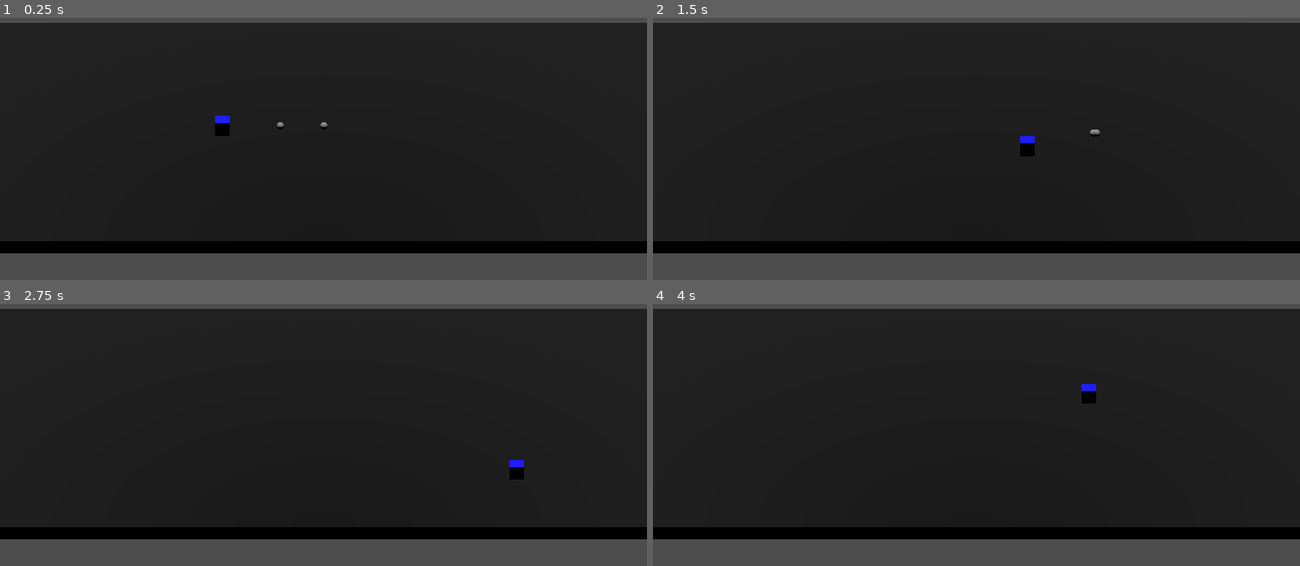
Above: before the commit, frames 1-4 (two rows, left to right).
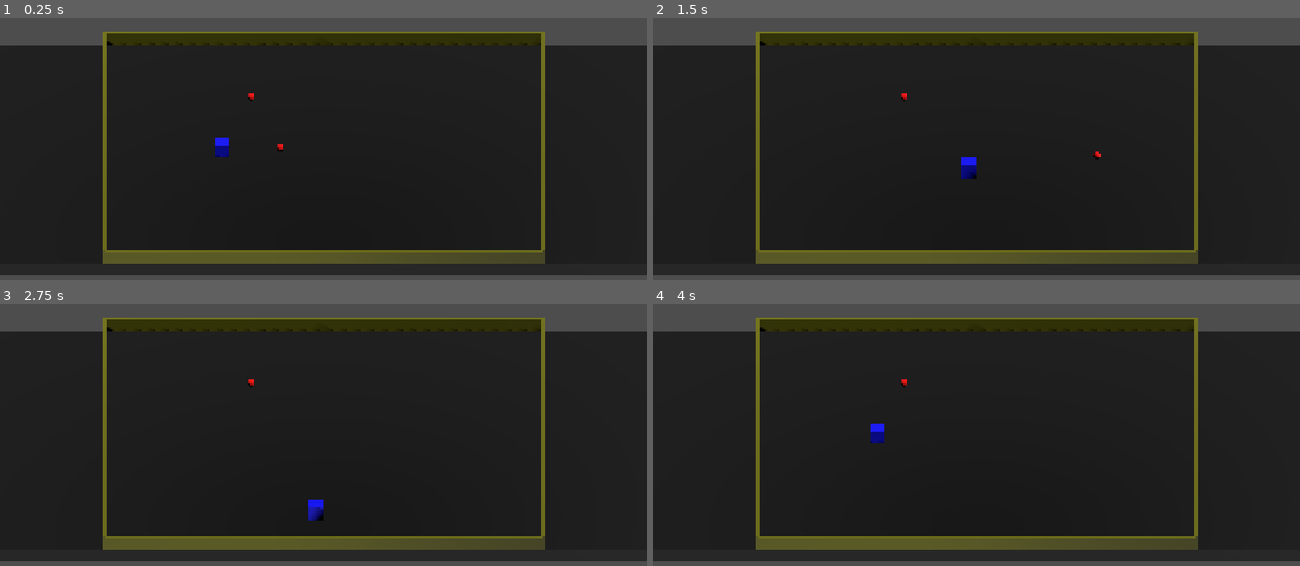
Above: after the commit, the same moments.

Repository: doubledsuarez/FoodBall
Game: Godot game, scene res://game.tscn
The game is run twice, just before and just after one commit, with the same random seed, the same clock (stepped at 60 frames per second) and the same inputs.
Inputs (mouse positions are in pixels of both pictures, inside the frame that each line leads up to):
- Up to frame 1 (0.25 s): no input
- Up to frame 2 (1.5 s): tap Enter at 0.5 s; move the mouse to (1118, 91) at 0.52 s; press the mouse at (1118, 91) at 0.53 s; hold D (move_right) 0.53-1.28 s; tap Space (jump) at 0.77 s; move the mouse to (847, 128) at 1.27 s; release the mouse at (847, 128) at 1.28 s; hold S (move_back) from 1.28 s (still down); click (847, 128) at 1.35 s
- Up to frame 3 (2.75 s): tap Space (jump) at 1.52 s; move the mouse to (388, 314) at 2.02 s; release S (move_back) at 2.03 s; press the mouse at (388, 314) at 2.03 s; hold D (move_right) from 2.03 s (still down)
- Up to frame 4 (4 s): move the mouse to (944, 466) at 2.77 s; release D (move_right) at 2.78 s; release the mouse at (944, 466) at 2.78 s; hold W (move_forward) 2.78-3.53 s; click (944, 466) at 2.85 s; tap Space (jump) at 3.02, 3.77 s; move the mouse to (1170, 448) at 3.52 s; press the mouse at (1170, 448) at 3.53 s; hold A (move_left) from 3.53 s (still down)

The runs differ from the first frame. In frame 1, 21% of the frame differs, in the area x 0-100%, y 1-99%; in frame 2, 21%; in frame 3, 21%; in frame 4, 21%.

Commit message:
added net, walls, and set resolution to 1080

Diff:
--- a/entities/food/food.tscn
+++ b/entities/food/food.tscn
@@ -1,8 +1,11 @@
-[gd_scene load_steps=4 format=3 uid="uid://cn8n0j2de43v4"]
+[gd_scene load_steps=5 format=3 uid="uid://cn8n0j2de43v4"]
 
 [ext_resource type="Script" uid="uid://5tr1j1k8kty3" path="res://entities/food/food.gd" id="1_bw6vg"]
 
 [sub_resource type="SphereShape3D" id="SphereShape3D_ylt38"]
+
+[sub_resource type="StandardMaterial3D" id="StandardMaterial3D_bw6vg"]
+albedo_color = Color(1, 0, 0, 1)
 
 [sub_resource type="SphereMesh" id="SphereMesh_bw6vg"]
 
@@ -17,6 +20,7 @@
 
 [node name="MeshInstance3D" type="MeshInstance3D" parent="Pivot"]
 transform = Transform3D(0.5, 0, 0, 0, 0.5, 0, 0, 0, 0.5, 0, 0, 0)
+material_override = SubResource("StandardMaterial3D_bw6vg")
 mesh = SubResource("SphereMesh_bw6vg")
 
 [connection signal="body_entered" from="." to="." method="_on_body_entered"]
--- a/entities/furniture/furniture.tscn
+++ b/entities/furniture/net.tscn
@@ -1,11 +1,12 @@
 [gd_scene load_steps=3 format=3 uid="uid://d2tp6os6xeghj"]
 
 [sub_resource type="BoxShape3D" id="BoxShape3D_m88a6"]
+size = Vector3(0.125, 0.75, 30)
 
 [sub_resource type="BoxMesh" id="BoxMesh_wf60q"]
+size = Vector3(0.125, 0.75, 30)
 
-[node name="Furniture" type="StaticBody3D"]
-transform = Transform3D(1, 0, 0, 0, 1, 0, 0, 0, 10, 0, 0, 0)
+[node name="Net" type="StaticBody3D"]
 
 [node name="CollisionShape3D" type="CollisionShape3D" parent="."]
 shape = SubResource("BoxShape3D_m88a6")
--- /dev/null
+++ b/entities/furniture/wall.tscn
@@ -0,0 +1,19 @@
+[gd_scene load_steps=4 format=3 uid="uid://dfuyuck0xgnya"]
+
+[sub_resource type="BoxShape3D" id="BoxShape3D_m88a6"]
+size = Vector3(0.25, 1, 30)
+
+[sub_resource type="StandardMaterial3D" id="StandardMaterial3D_blsx3"]
+albedo_color = Color(0.428891, 0.428891, 2.88785e-07, 1)
+
+[sub_resource type="BoxMesh" id="BoxMesh_wf60q"]
+size = Vector3(0.25, 1, 30)
+
+[node name="Wall" type="StaticBody3D"]
+
+[node name="CollisionShape3D" type="CollisionShape3D" parent="."]
+shape = SubResource("BoxShape3D_m88a6")
+
+[node name="MeshInstance3D" type="MeshInstance3D" parent="."]
+material_override = SubResource("StandardMaterial3D_blsx3")
+mesh = SubResource("BoxMesh_wf60q")
--- a/game.tscn
+++ b/game.tscn
@@ -1,9 +1,10 @@
-[gd_scene load_steps=8 format=3 uid="uid://c4ejbhsvcm1fe"]
+[gd_scene load_steps=9 format=3 uid="uid://c4ejbhsvcm1fe"]
 
 [ext_resource type="PackedScene" uid="uid://wu14x6pdx8fq" path="res://entities/player/player.tscn" id="1_80nbo"]
 [ext_resource type="Script" uid="uid://dj2bbrrv1b72b" path="res://game.gd" id="1_feb5d"]
 [ext_resource type="PackedScene" uid="uid://cn8n0j2de43v4" path="res://entities/food/food.tscn" id="2_e2o6t"]
-[ext_resource type="PackedScene" uid="uid://d2tp6os6xeghj" path="res://entities/furniture/furniture.tscn" id="4_fc0e3"]
+[ext_resource type="PackedScene" uid="uid://d2tp6os6xeghj" path="res://entities/furniture/net.tscn" id="4_fc0e3"]
+[ext_resource type="PackedScene" uid="uid://dfuyuck0xgnya" path="res://entities/furniture/wall.tscn" id="5_7jktm"]
 
 [sub_resource type="BoxShape3D" id="BoxShape3D_mwb40"]
 size = Vector3(60, 1, 30)
@@ -17,28 +18,27 @@
 [node name="Game" type="Node"]
 script = ExtResource("1_feb5d")
 
-[node name="StaticBody3D" type="StaticBody3D" parent="."]
+[node name="Ground" type="StaticBody3D" parent="."]
 transform = Transform3D(1, 0, 0, 0, 1, 0, 0, 0, 1, 0, -1, 0)
 
-[node name="CollisionShape3D" type="CollisionShape3D" parent="StaticBody3D"]
+[node name="CollisionShape3D" type="CollisionShape3D" parent="Ground"]
 shape = SubResource("BoxShape3D_mwb40")
 
-[node name="MeshInstance3D" type="MeshInstance3D" parent="StaticBody3D"]
+[node name="MeshInstance3D" type="MeshInstance3D" parent="Ground"]
 material_override = SubResource("StandardMaterial3D_80nbo")
 mesh = SubResource("BoxMesh_mwb40")
 
 [node name="DirectionalLight3D" type="DirectionalLight3D" parent="."]
-transform = Transform3D(1, 0, 0, 0, -2.98023e-08, 1, 0, -1, -2.98023e-08, 0, 42, 57)
+transform = Transform3D(-0.258819, 0.836516, 0.482963, -4.37114e-08, -0.5, 0.866025, 0.965926, 0.224144, 0.12941, 0, 10, -12)
 shadow_enabled = true
 
 [node name="Player" parent="." instance=ExtResource("1_80nbo")]
 transform = Transform3D(1, 0, 0, 0, 1, 0, 0, 0, 1, -7, 0, 0)
 
 [node name="CameraPivot" type="Node3D" parent="."]
-transform = Transform3D(1, -2.68221e-07, 2.68221e-07, 5.39939e-08, 0.866025, 0.5, -2.01508e-07, -0.5, 0.866026, 0, 10, 15)
+transform = Transform3D(1, 0, 0, 0, 0.866025, 0.5, 0, -0.5, 0.866026, 0, 10, 12)
 
 [node name="Camera3D" type="Camera3D" parent="CameraPivot"]
-transform = Transform3D(1, 0, 0, 0, 1, 0, 0, 0, 1, 0, 0, 0)
 projection = 1
 current = true
 size = 25.0
@@ -47,36 +47,20 @@
 transform = Transform3D(1, 0, 0, 0, 1, 0, 0, 0, 1, -3, 0, 0)
 
 [node name="Food2" parent="." instance=ExtResource("2_e2o6t")]
+transform = Transform3D(1, 0, 0, 0, 1, 0, 0, 0, 1, -5, 0, -7)
 
-[node name="Perimeter" type="Node3D" parent="."]
-visible = false
+[node name="Net" parent="." instance=ExtResource("4_fc0e3")]
 
-[node name="Furniture" parent="Perimeter" instance=ExtResource("4_fc0e3")]
-transform = Transform3D(1, 0, 0, 0, 3, 0, 0, 0, 10, -12, 1, -6)
+[node name="Walls" type="Node3D" parent="."]
 
-[node name="Furniture2" parent="Perimeter" instance=ExtResource("4_fc0e3")]
-transform = Transform3D(1, 0, 0, 0, 3, 0, 0, 0, 10, -12, 1, 4)
+[node name="Wall" parent="Walls" instance=ExtResource("5_7jktm")]
+transform = Transform3D(1, 0, 0, 0, 1, 0, 0, 0, 1, -15, 0, 0)
 
-[node name="Furniture3" parent="Perimeter" instance=ExtResource("4_fc0e3")]
-transform = Transform3D(-4.37114e-08, 0, 10, 0, 3, 0, -1, 0, -4.37114e-07, -7, 1, 9)
+[node name="Wall2" parent="Walls" instance=ExtResource("5_7jktm")]
+transform = Transform3D(1, 0, 0, 0, 1, 0, 0, 0, 1, 15, 0, 0)
 
-[node name="Furniture4" parent="Perimeter" instance=ExtResource("4_fc0e3")]
-transform = Transform3D(-4.37114e-08, 0, 10, 0, 3, 0, -1, 0, -4.37114e-07, 3, 1, 9)
+[node name="Wall3" parent="Walls" instance=ExtResource("5_7jktm")]
+transform = Transform3D(-4.37114e-08, 0, 1, 0, 1, 0, -1, 0, -4.37114e-08, 0, 0, -15)
 
-[node name="Furniture5" parent="Perimeter" instance=ExtResource("4_fc0e3")]
-transform = Transform3D(-4.37114e-08, 0, 10, 0, 3, 0, -1, 0, -4.37114e-07, 13, 1, 9)
-
-[node name="Furniture6" parent="Perimeter" instance=ExtResource("4_fc0e3")]
-transform = Transform3D(-1, 0, -8.74228e-07, 0, 3, 0, 8.74228e-08, 0, -10, 18, 1, 4)
-
-[node name="Furniture7" parent="Perimeter" instance=ExtResource("4_fc0e3")]
-transform = Transform3D(-1, 0, -8.74228e-07, 0, 3, 0, 8.74228e-08, 0, -10, 18, 1, -6)
-
-[node name="Furniture8" parent="Perimeter" instance=ExtResource("4_fc0e3")]
-transform = Transform3D(5.96046e-08, 0, -10, 0, 3, 0, 1, 0, 7.15256e-07, 13, 1, -11)
-
-[node name="Furniture9" parent="Perimeter" instance=ExtResource("4_fc0e3")]
-transform = Transform3D(5.96046e-08, 0, -10, 0, 3, 0, 1, 0, 7.15256e-07, 3, 1, -11)
-
-[node name="Furniture10" parent="Perimeter" instance=ExtResource("4_fc0e3")]
-transform = Transform3D(5.96046e-08, 0, -10, 0, 3, 0, 1, 0, 7.15256e-07, -7, 1, -11)
+[node name="Wall4" parent="Walls" instance=ExtResource("5_7jktm")]
+transform = Transform3D(-4.37114e-08, 0, 1, 0, 1, 0, -1, 0, -4.37114e-08, 0, 0, 15)
--- a/project.godot
+++ b/project.godot
@@ -22,7 +22,10 @@
 
 [display]
 
-window/stretch/mode="viewport"
+window/size/viewport_width=1920
+window/size/viewport_height=1080
+window/stretch/mode="canvas_items"
+window/stretch/aspect="expand"
 
 [editor_plugins]
 
